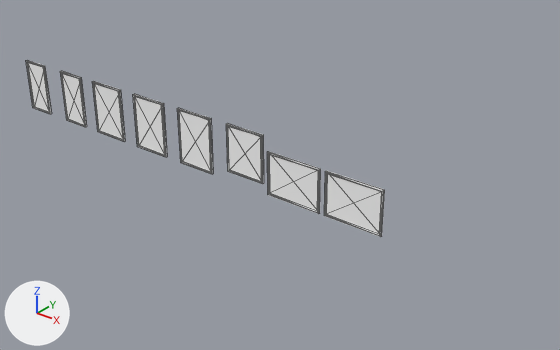
What one commit did to the FBX model CityPlannerVR/Assets/Models/tutoriaalit.fbx.
Before and after are seen from a 50 mm camera at (5.9, -3.84, 3.56) aimed at (2.66, 0.2, 1.05). Lighting does not change. The marker at lower left points along +X, +Y and +Z. Mesh edges are drawn as thin lines. Where no turn or scale is listed for an object, it has been applied to the vertices.

Names of what the first picture shows: 'kamera_tutoriaali', 'kommentointi_tutoriaali', 'liikkuminen_tutoriaali', 'lisaaesineita_tutoriaali', 'nostaminen_tutoriaali', 'osoitin_tutoriaali', 'tabletti_tutoriaali', 'tyokalut_tutoriaali'.
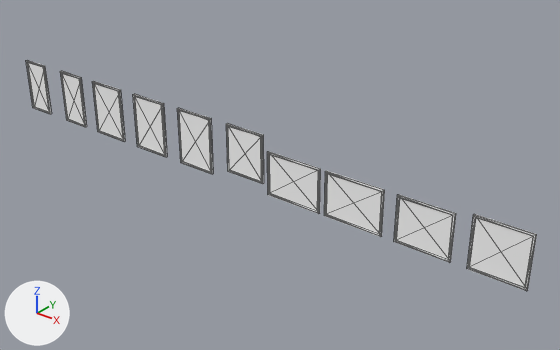
Where the change shows, as pixel boxes (x1, y1, x2, y2) in the pictures (560 x 350 px):
'magneetti_tutoriaali', added
    after: (467, 214, 537, 291)
'mykistys_tutoriaali', added
    after: (394, 194, 456, 262)

Diff of the bpy script that builds the scene:
```diff
--- a/CityPlannerVR/Assets/Models/tutoriaalit.fbx.py
+++ b/CityPlannerVR/Assets/Models/tutoriaalit.fbx.py
@@ me_mesh_009 @@
+me_mesh_009.from_pydata(...)  # 16 vertices, 28 faces; spans x -0.284..0.096, y -0.005..0.007, z -0.17..0.205
+me_mesh_009.materials.append(mat_tutoriaali_mtl)  # its picture is missing
@@ me_mesh_008 @@
+me_mesh_008.from_pydata(...)  # 16 vertices, 28 faces; spans x -0.284..0.115, y -0.005..0.007, z -0.17..0.17
+me_mesh_008.materials.append(mat_tutoriaali_mtl)  # its picture is missing
@@ ob_magneetti_tutoriaali @@
+ob_magneetti_tutoriaali = bpy.data.objects.new('magneetti_tutoriaali', me_mesh_009)
+ob_magneetti_tutoriaali.location = (4.565, 0.0, 1.159)
@@ ob_mykistys_tutoriaali @@
+ob_mykistys_tutoriaali = bpy.data.objects.new('mykistys_tutoriaali', me_mesh_008)
+ob_mykistys_tutoriaali.location = (4.054, 0.0, 1.159)
```
